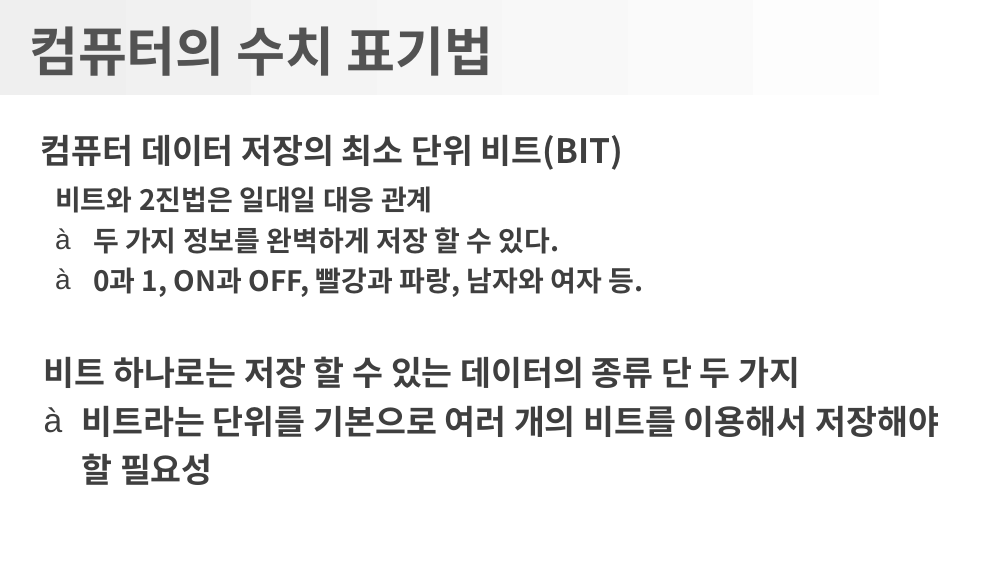
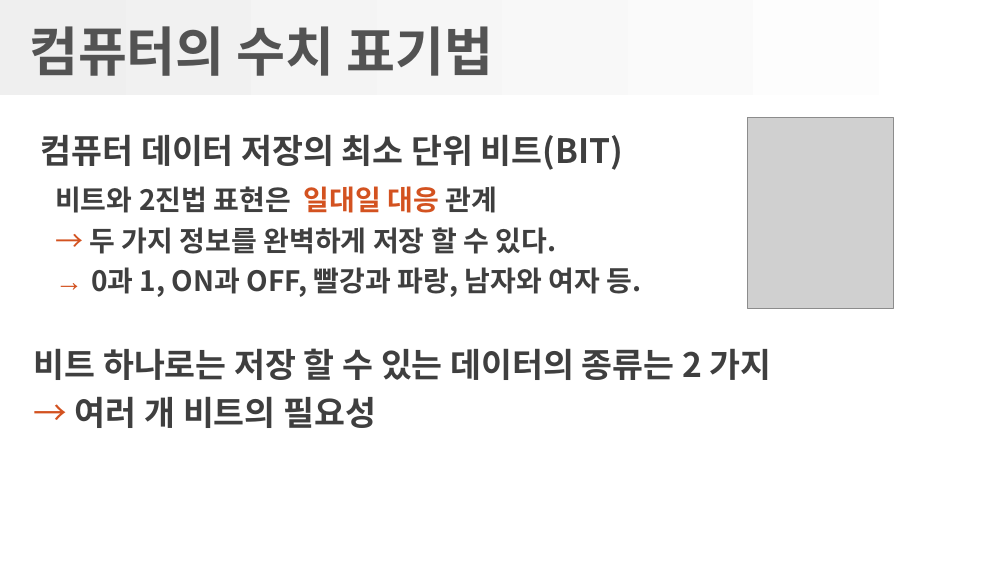
Before and after one commit to gatherKnowledge/Presentation, a slide deck: slide 14 of GreatCode/1-2장_수치표기법.pptx (slide 13 before the commit). Drawn at 1008x567 pixels with LibreOffice and Linux fonts; fonts in the diff are those of the drawing; grey boxes stand for pictures; background and template pictures are left out. Boxes give left, top, right and bottom in pixels: in the first picture for what was removed or moved away, otherwise in the second. Text is boxed around its words. In the diff, an @@ line names an element or a change of style, - is before the commit and + after.

```diff
--- a/GreatCode/1-2장_수치표기법.pptx
+++ b/GreatCode/1-2장_수치표기법.pptx
@@ picture added at <box>748,117,894,308</box> @@
@@ text at <box>55,186,641,297</box>: text changed @@
-비트와 2진법은 일대일 대응 관계
-à 두 가지 정보를 완벽하게 저장 할 수 있다.
-à 0과 1, ON과 OFF, 빨강과 파랑, 남자와 여자 등.
+비트와 2진법 표현은 일대일 대응 관계
+→ 두 가지 정보를 완벽하게 저장 할 수 있다.
+→ 0과 1, ON과 OFF, 빨강과 파랑, 남자와 여자 등.
@@ text at <box>34,348,772,428</box>: text changed @@
-비트 하나로는 저장 할 수 있는 데이터의 종류 단 두 가지
-à 비트라는 단위를 기본으로 여러 개의 비트를 이용해서 저장해야 할 필요성
+비트 하나로는 저장 할 수 있는 데이터의 종류는 2 가지
+→ 여러 개 비트의 필요성
```
Also in this commit, not shown: 25 other slides changed, 5 slides added, 2 slides removed, 3 other files.
